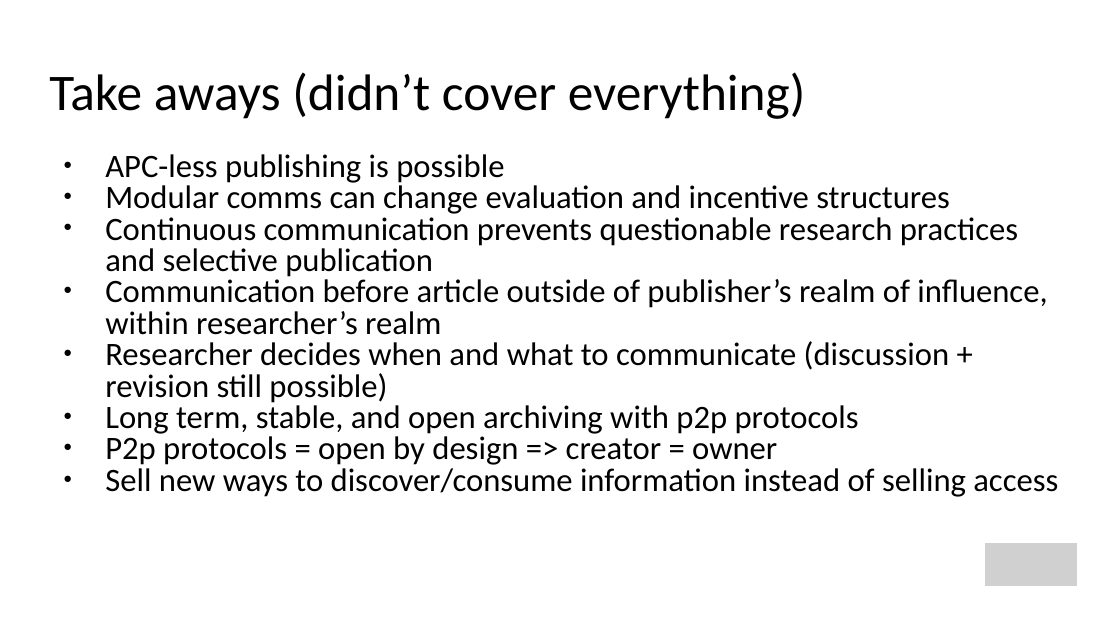
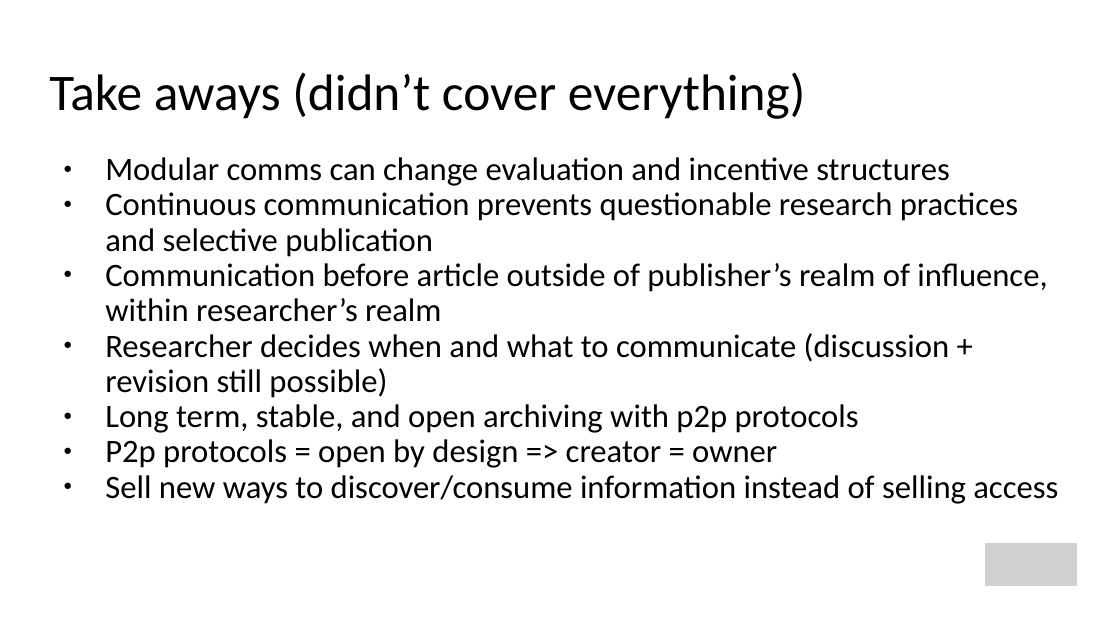
Before and after one commit to mzelst/talks, a slide deck: slide 23 of 2018/20180516sgmeawop/20180515asyougoeawop.odp (slide 14 before the commit). Drawn at 1120x630 pixels with LibreOffice and Linux fonts; fonts in the diff are those of the drawing; grey boxes stand for pictures. Boxes give left, top, right and bottom in pixels: in the first picture for what was removed or moved away, otherwise in the second. Text is boxed around its words. In the diff, an @@ line names an element or a change of style, - is before the commit and + after.

```diff
--- a/2018/20180516sgmeawop/20180515asyougoeawop.odp
+++ b/2018/20180516sgmeawop/20180515asyougoeawop.odp
@@ text "Modular comms can change evaluation ..." at (x1=105, y1=157, x2=1058, y2=504): line spacing 0.8 to 0.9 @@
@@ text at (x1=105, y1=154, x2=504, y2=183): paragraph removed @@
-● APC-less publishing is possible
```
Also in this commit, not shown: 2 other slides changed, 9 slides added, 1 slide removed, 1 other file.
